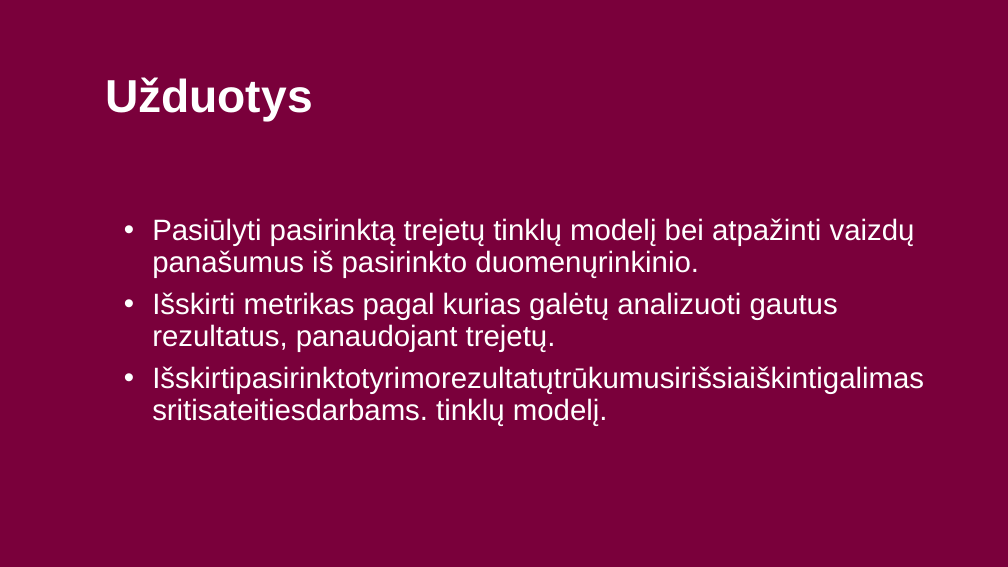
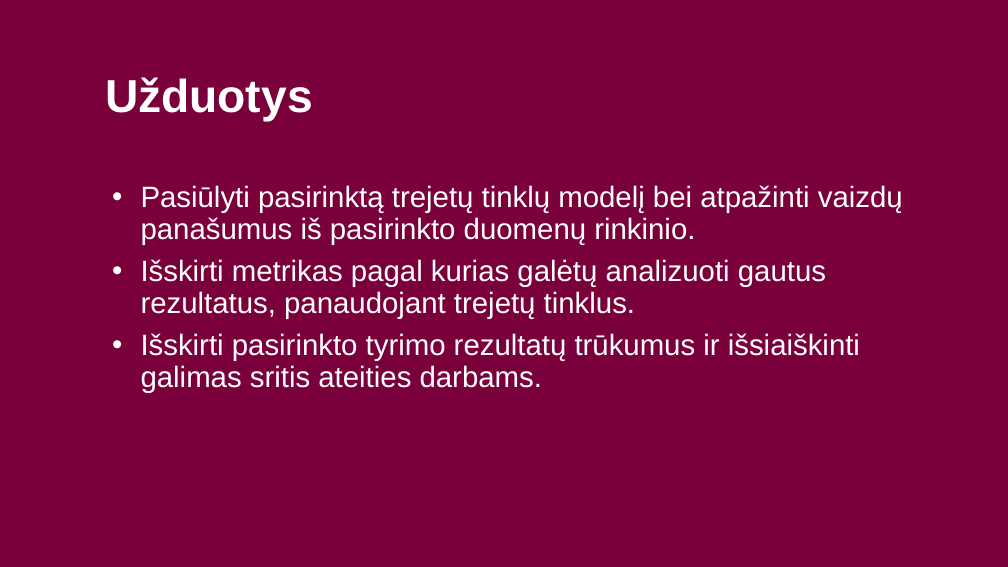
Before and after one commit to butkandrius/kursinis, a slide deck: slide 3 of Presentation/Detalus vaizdų panašumas naudojant trejetų tinklus.pptx. Drawn at 1008x567 pixels with LibreOffice and Linux fonts; fonts in the diff are those of the drawing; background and template pictures are left out. Boxes give left, top, right and bottom in pixels: in the first picture for what was removed or moved away, otherwise in the second. Text is boxed around its words. In the diff, an @@ line names an element or a change of style, - is before the commit and + after.

Commit message:
presentation typo

```diff
--- a/Presentation/Detalus vaizdų panašumas naudojant trejetų tinklus.pptx
+++ b/Presentation/Detalus vaizdų panašumas naudojant trejetų tinklus.pptx
@@ text at box(141, 185, 903, 393): text changed @@
-• Pasiūlyti pasirinktą trejetų tinklų modelį bei atpažinti vaizdų panašumus iš pasirinkto duomenųrinkinio.
-• Išskirti metrikas pagal kurias galėtų analizuoti gautus rezultatus, panaudojant trejetų.
-• Išskirtipasirinktotyrimorezultatųtrūkumusirišsiaiškintigalimassritisateitiesdarbams. tinklų modelį.
+• Pasiūlyti pasirinktą trejetų tinklų modelį bei atpažinti vaizdų panašumus iš pasirinkto duomenų rinkinio.
+• Išskirti metrikas pagal kurias galėtų analizuoti gautus rezultatus, panaudojant trejetų tinklus.
+• Išskirti pasirinkto tyrimo rezultatų trūkumus ir išsiaiškinti galimas sritis ateities darbams.
```
Also in this commit, not shown: 6 other slides changed.
